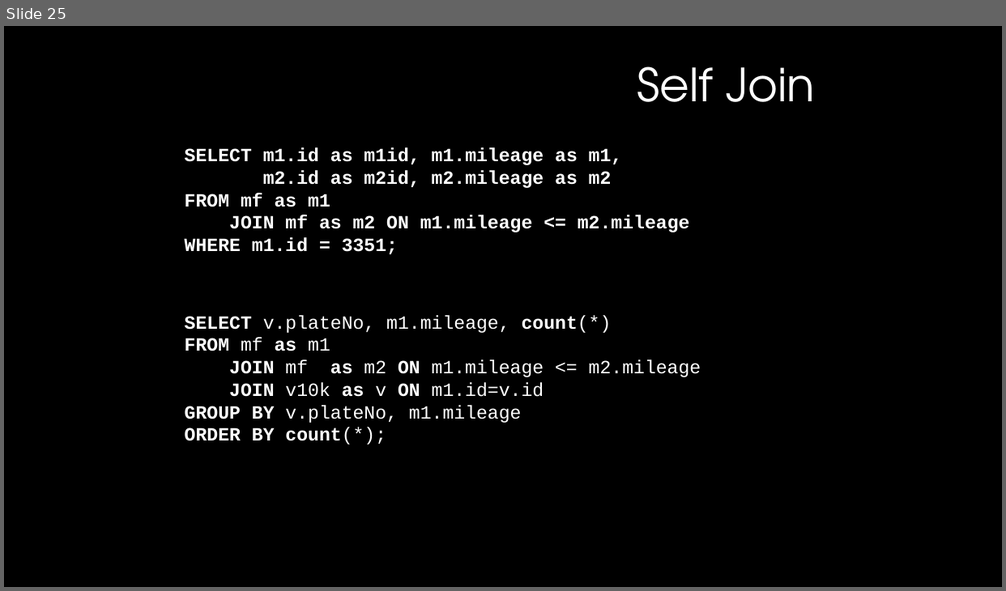
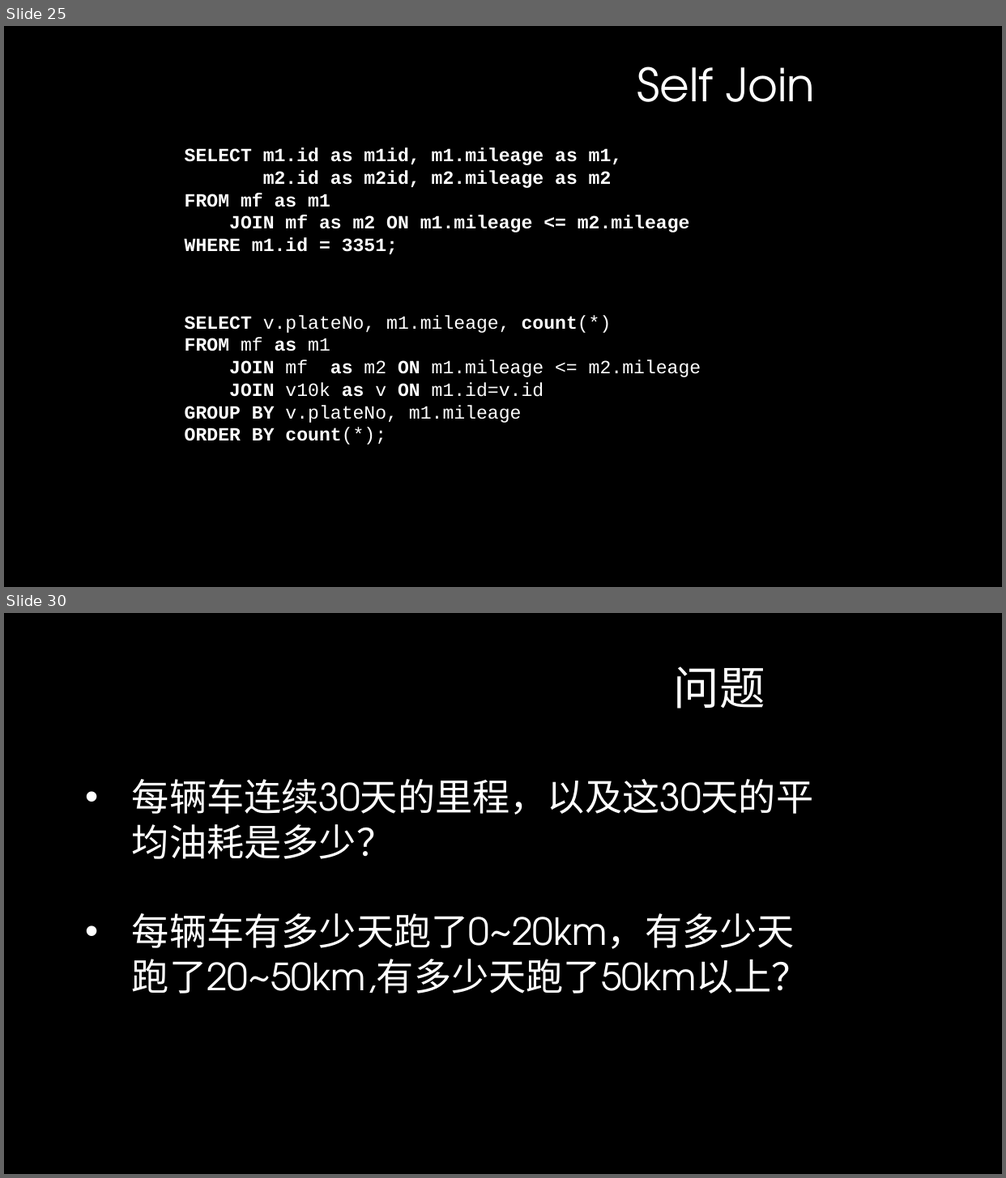
Before and after one commit to InCar/Training, a slide deck: Database/database.pptx. Shown one above the other, each under a label of ours: slide 25 before the commit, slides 25 and 30 after it; the slides between them are not shown. The pictures are 1006x591 and 1006x1178 pixels, drawn with LibreOffice and Linux fonts; fonts in the diff are those of the drawing; background and template pictures are left out. Boxes give left, top, right and bottom in pixels: in the first picture for what was removed or moved away, otherwise in the second. Text is boxed around its words. In the diff, an @@ line names an element or a change of style, - is before the commit and + after.

```diff
--- a/Database/database.pptx
+++ b/Database/database.pptx
@@ slide 30 added at box(4, 613, 1002, 1174), background #000000 @@
@@ text added at box(674, 666, 765, 709), 44 pt, text #FFFFFF @@
+问题
@@ text added at box(132, 779, 814, 994), 36 pt, text #FFFFFF @@
+• 每辆车连续30天的里程，以及这30天的平均油耗是多少？
+• 每辆车有多少天跑了0~20km，有多少天跑了20~50km,有多少天跑了50km以上？
```
Also in this commit, not shown: 4 other slides added.
